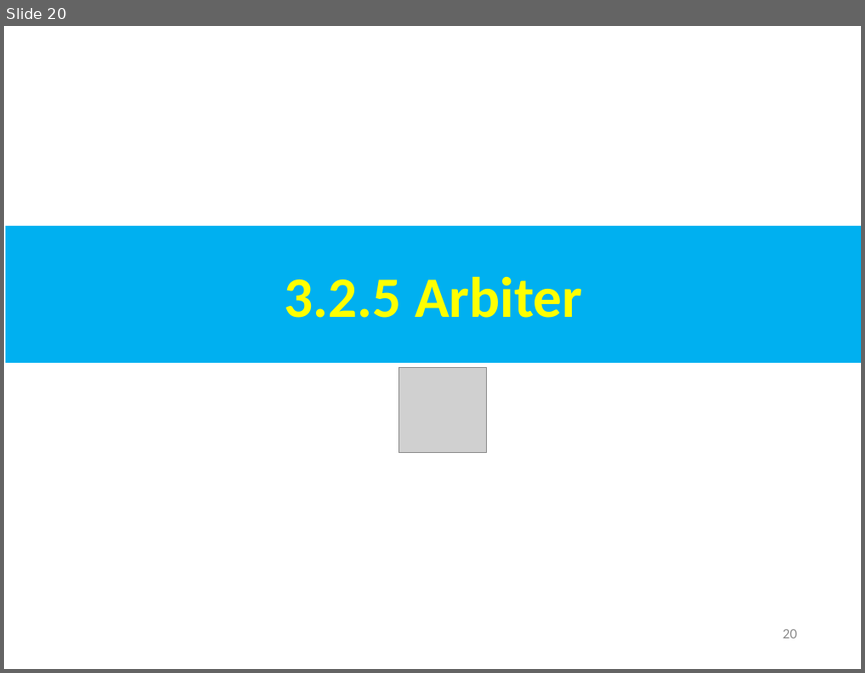
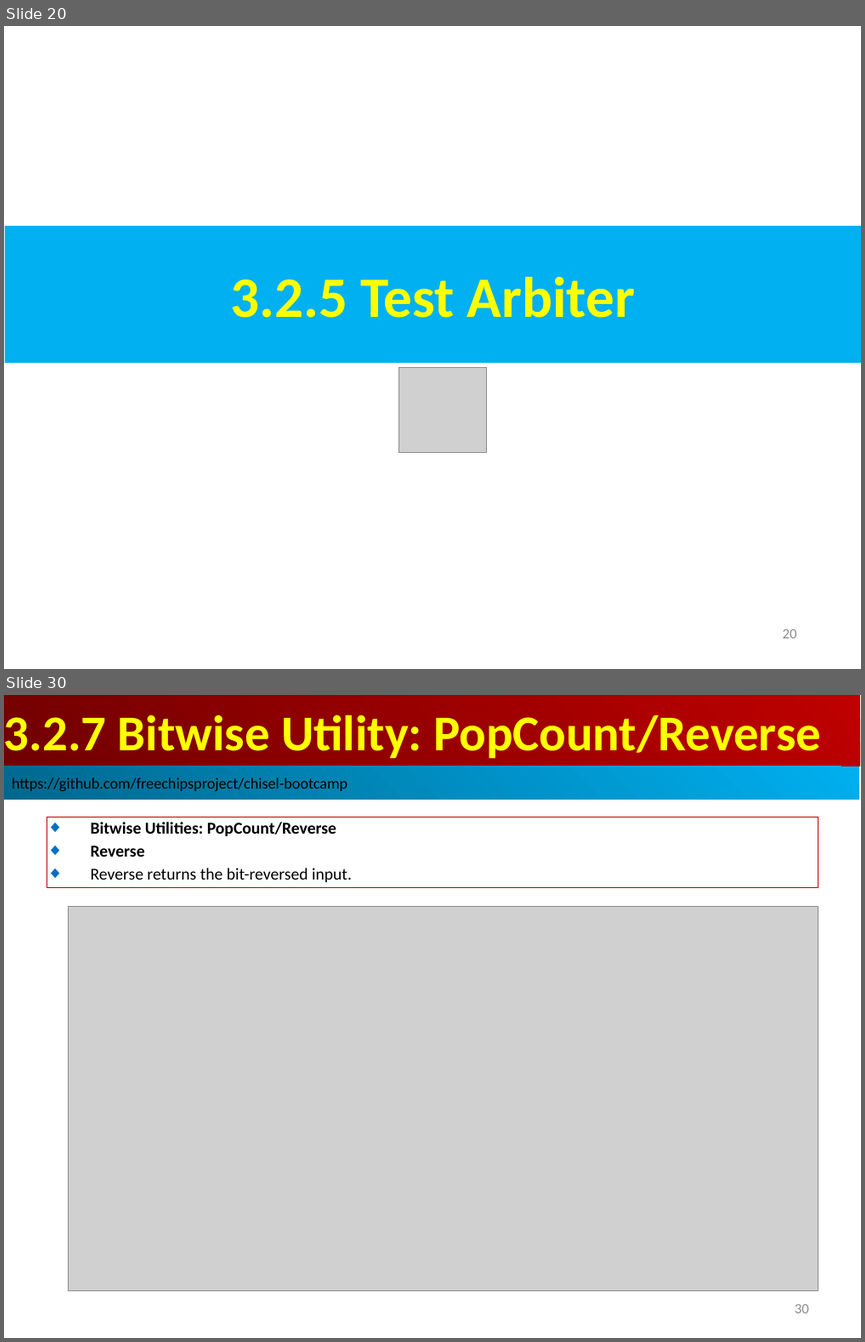
Before and after one commit to peterhchen/AIU_CS800_Chisel, a slide deck: 300_UCB_BC/003.2_StdLib/000_Video/003.2_StdLib.ppt. Shown one above the other, each under a label of ours: slide 20 before the commit, slides 20 and 30 after it; the slides between them are not shown. The pictures are 865x673 and 865x1342 pixels, drawn with LibreOffice and Linux fonts; fonts in the diff are those of the drawing; grey boxes stand for pictures. Boxes give left, top, right and bottom in pixels: in the first picture for what was removed or moved away, otherwise in the second. Text is boxed around its words. In the diff, an @@ line names an element or a change of style, - is before the commit and + after.

```diff
--- a/300_UCB_BC/003.2_StdLib/000_Video/003.2_StdLib.ppt
+++ b/300_UCB_BC/003.2_StdLib/000_Video/003.2_StdLib.ppt
@@ slide 30 added at <box>4,695,861,1338</box>, background #FFFFFF @@
@@ rectangle added at <box>4,695,860,766</box>, fill gradient #BF0000 to #710000, 42 pt, text #FFFF00, bold @@
+3.2.7 Bitwise Utility: PopCount/Reverse
@@ rectangle added at <box>4,766,859,800</box>, fill gradient #00AFEF to #00688E, 13 pt, text #000000 @@
+https://github.com/freechipsproject/chisel-bootcamp
@@ rectangle added at <box>46,817,818,888</box>, outline #C00000 0.74 pt, 14 pt, text #000000, bold @@
+◆ Bitwise Utilities: PopCount/Reverse
+◆ Reverse
+◆ Reverse returns the bit-reversed input.
@@ picture added at <box>69,907,818,1292</box> @@
@@ page number added at <box>794,1304,809,1313</box>, 12 pt, text #8B8B8B @@
+30
@@ slide 20 changed as well @@
@@ text in rectangle at <box>230,277,635,318</box>: text changed @@
-3.2.5 Arbiter
+3.2.5 Test Arbiter
```
Also in this commit, not shown: 9 other slides changed, 18 other slides added.
